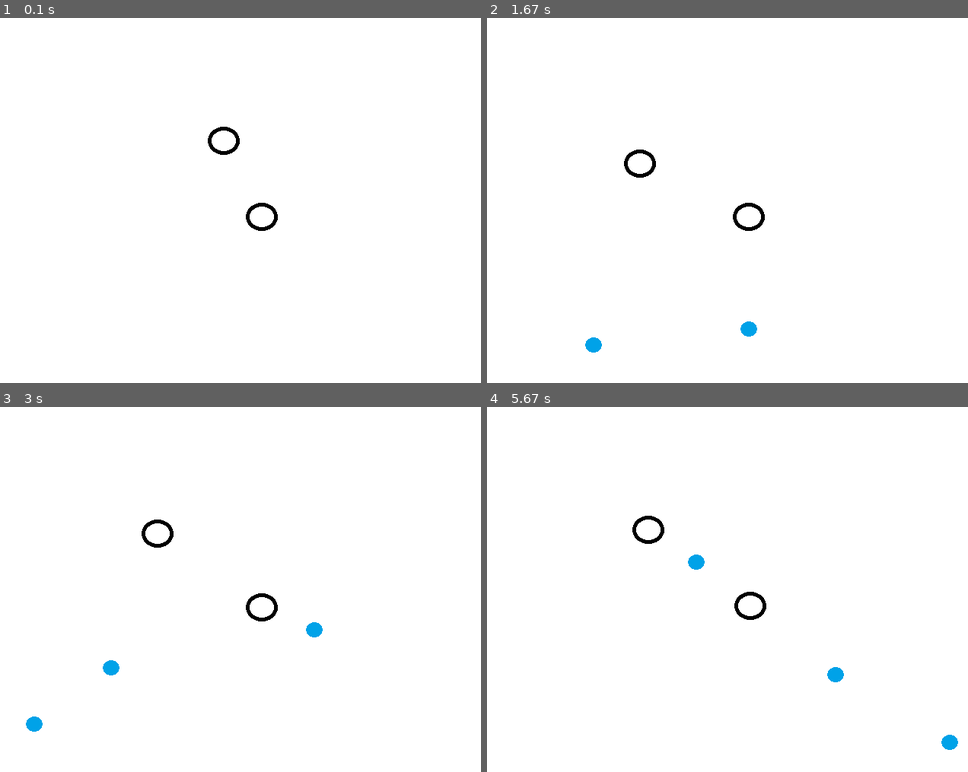
Above: before the commit, frames 1-4 (two rows, left to right).
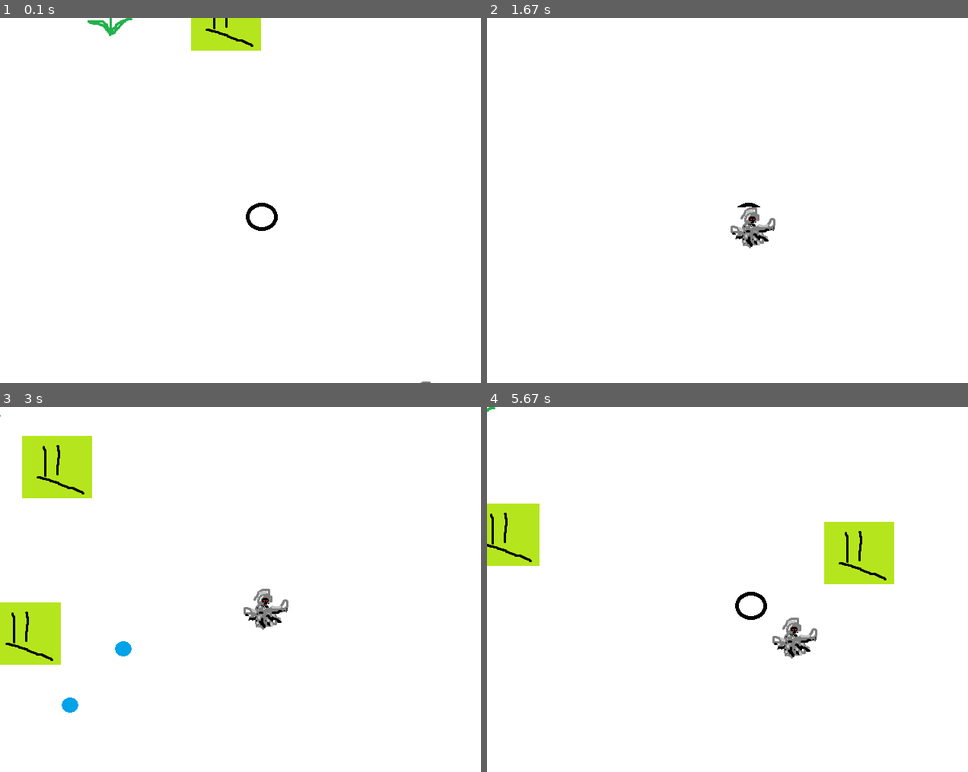
Above: after the commit, the same moments.

Repository: introprogramming/exercises
Game: pygame game, started from exercises/survival/survival.py
Two runs of this game, one before a commit and one after it. Both use one fixed random seed, a clock stepped at 60 frames per second and the inputs below. The source is Python 2; it was converted automatically to run under Python 3.
Inputs (mouse positions are in pixels of both pictures, inside the frame that each line leads up to):
- Up to frame 1 (0.1 s): no input
- Up to frame 2 (1.67 s): hold Space 0.33-0.8 s; hold Right 0.33-0.8 s; hold Right 0.83-1.3 s; move the mouse to (713, 215) at 0.87 s; tap Space at 0.9, 1.2, 1.4 s; hold Up 1.33-1.63 s; move the mouse to (732, 222) at 1.37 s
- Up to frame 3 (3 s): hold Right 1.67-2.13 s; move the mouse to (293, 669) at 1.7 s; tap Space at 1.73, 2.03, 2.23, 2.53, 2.8 s; hold Left 2.17-2.7 s; move the mouse to (91, 673) at 2.2 s; hold Down from 2.73 s (still down); move the mouse to (423, 717) at 2.77 s
- Up to frame 4 (5.67 s): release Down at 3.03 s; hold Left 3.07-3.47 s; move the mouse to (602, 454) at 3.1 s; tap Space at 3.13, 3.43, 3.57, 3.97, 4.27, 4.63, 5.03, 5.33, 5.53 s; hold Up 3.5-3.87 s; move the mouse to (616, 516) at 3.53 s; hold Right 3.9-4.53 s; move the mouse to (708, 684) at 3.93 s; hold Down 4.57-4.93 s; move the mouse to (727, 633) at 4.6 s; hold Left 4.97-5.43 s; move the mouse to (915, 728) at 5 s; hold Right from 5.47 s (still down); move the mouse to (660, 512) at 5.5 s

The runs differ from the first frame. In frame 1, 1.7% of the frame differs, in the area x 18-90%, y 0-100%; in frame 2, 1.0%; in frame 3, 5.9%, in the area x 0-68%, y 2-89%; in frame 4, 5.4%.

Commit message:
Game works now :)

Diff:
--- a/exercises/survival/game_object.py
+++ b/exercises/survival/game_object.py
@@ -1,5 +1,5 @@
 
-import pygame, os.path, math
+import pygame, os.path, math, random
 
 main_dir = os.path.split(os.path.abspath(__file__))[0]
 resource_path = main_dir+os.path.sep+"resources"+os.path.sep
@@ -47,6 +47,13 @@
     def board_position_of(self, graph_x, graph_y):
         return (self.screen_x + graph_x, self.screen_y + graph_y)
 
+class GameOverScreen(pygame.sprite.Sprite):
+
+    def __init__(self):
+        pygame.sprite.Sprite.__init__(self)
+        self.image = pygame.image.load(resource_path+"gameover.png").convert()
+        self.rect = self.image.get_rect()
+
 class GraphObject(pygame.sprite.Sprite):
 
     def __init__(self, image, board):
@@ -57,7 +64,8 @@
         self.board_x = 0
         self.board_y = 0
         self.board = board
-        self.update(0)
+        #self.check()
+        (self.rect.x, self.rect.y) = self.board.graph_position_of(self.board_x, self.board_y)
 
     def set_board_position(self, board_p):
         (self.board_x, self.board_y) = board_p
@@ -84,16 +92,77 @@
         self.check()
         (self.rect.x, self.rect.y) = self.board.graph_position_of(self.board_x, self.board_y)
 
+class Background(GraphObject):
+    image = pygame.image.load(resource_path+"background1.png")
+
+    def __init__(self, board):
+        GraphObject.__init__(self, SillyMonster.image.convert(), board)
+
+class AbstractMonster(GraphObject):
+    def __init__(self, image, board, max_hp, speed):
+        GraphObject.__init__(self, image.convert(), board)
+        self.hp = max_hp
+        self.attack_wait = 3
+
+    def take_damage(self, hp):
+        self.hp = self.hp - hp
+        return self.hp <= 0
+
+    def update(self, time):
+        GraphObject.update(self, time)
+        self.attack_wait = self.attack_wait - time
+
+    def attack(self):
+        if self.attack_wait <= 0:
+            self.attack_wait = 2
+            print "Ouch!"
+            return 1
+        else:
+            return 0
+
+class CreepyMonster(AbstractMonster):
+
+    image = pygame.image.load(resource_path+"monster2.png")
+    speed = 220
+
+    def __init__(self, board, target):
+        AbstractMonster.__init__(self, CreepyMonster.image, board, 3, 250)
+        self.target = target
+
+    def update(self, time):
+        AbstractMonster.update(self, time)
+        (self.vx, self.vy) = vector_to(CreepyMonster.speed, self.board_x, self.board_y, self.target.board_x, self.target.board_y)
+
+class SillyMonster(AbstractMonster):
+
+    image = pygame.image.load(resource_path+"monster1.png")
+    speed = 150
+
+    def __init__(self, board):
+        AbstractMonster.__init__(self, SillyMonster.image, board, 5, SillyMonster.speed)
+        self.countdown = random.uniform(5,7)
+        self.random_decision()
+
+    def update(self, time):
+        AbstractMonster.update(self, time)
+        self.countdown = self.countdown - time
+        if self.countdown < 0:
+            self.random_decision()
+            self.countdown = random.uniform(5,7)
+
+    def random_decision(self):
+        (self.vx, self.vy) = vector_to(SillyMonster.speed, 0, 0, random.uniform(-1,1), random.uniform(-1,1))
+
 class Character(GraphObject):
 
     image = pygame.image.load(resource_path+"character.png")
-    speed = 100
+    speed = 200
 
     def __init__(self, board):
         GraphObject.__init__(self, Character.image.convert(), board)
         self.horizontal_dir = 0
         self.vertical_dir = 0
-
+        self.hp = 3
 
     def stop(self, xdir, ydir):
         if self.horizontal_dir == xdir:
@@ -120,14 +189,18 @@
         else :
             (self.vx, self.vy) = vector_to(Character.speed, 0, 0, self.horizontal_dir, self.vertical_dir)
 
+    def take_damage(self, damage):
+        self.hp = self.hp - damage
+        return self.hp <= 0
+
 class Projectile(GraphObject):
     image = pygame.image.load(resource_path+"projectile.png")
     speed = 500
     max_time = 2
 
     def __init__(self, board):
+        GraphObject.__init__(self, Character.image.convert(), board)
         self.time_travelled = 0
-        GraphObject.__init__(self, Character.image.convert(), board)
 
     def set_target(self, target_x, target_y):
         (self.vx, self.vy) = vector_to(Projectile.speed, self.rect.x, self.rect.y, target_x, target_y)
--- a/exercises/survival/survival.py
+++ b/exercises/survival/survival.py
@@ -1,5 +1,5 @@
 
-import pygame
+import pygame, random
 import game_object
 
 # Defining colors
@@ -24,10 +24,15 @@
 ticks = 0
 bypass_ticks = False
 
+###############################
 # Game data
 board = game_object.Board(WIDTH, HEIGHT)
+main_char = game_object.Character(board)
+
 sprites = pygame.sprite.Group()
-main_char = game_object.Character(board)
+monsters = pygame.sprite.Group()
+player_projectiles = pygame.sprite.Group()
+monster_projectiles = pygame.sprite.Group()
 
 def draw():
     """Clears and draws objects to the screen"""
@@ -50,17 +55,20 @@
     (tx, ty) = pygame.mouse.get_pos()
     p.set_target(tx, ty)
     sprites.add(p)
+    player_projectiles.add(p)
 
 def handle_input():
     """Handles the input"""
 
     # Global variables that might be changed
     global running
+    global end_screen
     global main_char
 
     for event in pygame.event.get():
         if event.type == pygame.QUIT:
             running = False
+            end_screen = False
         elif event.type == pygame.KEYDOWN:
             if event.key == pygame.K_LEFT:
                 main_char.move(-1, 0)
@@ -74,6 +82,7 @@
                 shoot()
             elif event.key == pygame.K_ESCAPE:
                 running = False
+                end_screen = False
         elif event.type == pygame.KEYUP:
             if event.key == pygame.K_LEFT:
                 main_char.stop(-1, 0)
@@ -101,21 +110,88 @@
     for s in sprites:
         s.update(time)
 
+def populate(constructor):
+    global sprites
+    global board
+
+    m = constructor(board)
+    m.set_board_position(\
+        (random.randint(50, board.width-50),\
+        random.randint(50, board.height-50)))
+    sprites.add(m)
+    return m
+
+def spawn_creepy():
+    global main_char
+    m = populate(lambda(b): game_object.CreepyMonster(b, main_char))
+    monsters.add(m)
+
+def spawn_silly():
+    m = populate(game_object.SillyMonster)
+    monsters.add(m)
+
+def spawn_random_monster():
+    c = random.randint(1,100)
+    if c<60:
+        spawn_silly()
+    elif c<90:
+        spawn_creepy()
+    else:
+        pass
+
+def create_flower():
+    m = populate(game_object.Background)
+
+def game_over():
+    global running
+    global end_screen
+    print "GAME OVER!"
+
+    running = False
+    end_screen = True
+
+def collisions():
+    global monsters
+    global player_projectiles
+    global sprites
+
+    for monster in pygame.sprite.groupcollide(monsters, player_projectiles, 0, 1):
+        if monster.take_damage(1):
+            monsters.remove(monster)
+            sprites.remove(monster)
+            spawn_random_monster()
+            spawn_random_monster()
+
+    for monster in pygame.sprite.spritecollide(main_char, monsters, 0):
+        if main_char.take_damage(monster.attack()):
+            game_over()
+            return
+
 def main():
 
     # Start the game
     global running
+    global end_screen
     running = True
-
-    global sprites
-    global main_char
-    global board
-
+    end_screen = False
+
+    global sprites
+    global main_char
+    global board
+
+    global WIDTH
+    global HEIGHT
     sprites.add(main_char)
     main_char.set_board_position( board.board_position_of( WIDTH/2, HEIGHT/2) )
-    other_char = game_object.Character(board)
-    other_char.set_board_position( (550, 500) )
-    sprites.add(other_char)
+    spawn_silly()
+    spawn_silly()
+    spawn_creepy()
+    create_flower()
+    create_flower()
+    create_flower()
+    create_flower()
+    create_flower()
+    create_flower()
 
     ###############
     ## Game loop
@@ -123,6 +199,7 @@
         # Handle logic
         handle_input()
         update()
+        collisions()
 
         # Draw to the screen
         draw()
@@ -132,6 +209,23 @@
         ticks += 1
         clock.tick(UPDATES_PER_SEC)
 
+    if end_screen:
+        g = game_object.GameOverScreen()
+        g.rect.x = (WIDTH - g.rect.width)/2
+        g.rect.y = (HEIGHT - g.rect.height)/2
+
+        gr = pygame.sprite.Group()
+        gr.add(g)
+
+        global screen
+        sprites.draw(screen)
+        gr.draw(screen)
+        pygame.display.flip()
+
+        while end_screen:
+            handle_input()
+            clock.tick(UPDATES_PER_SEC)
+
     pygame.quit()
 
 
